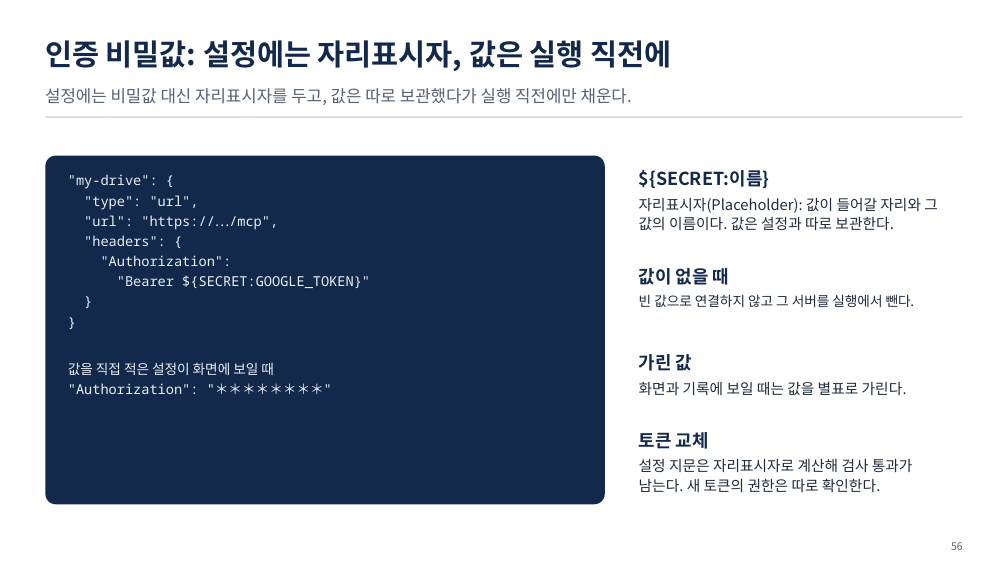
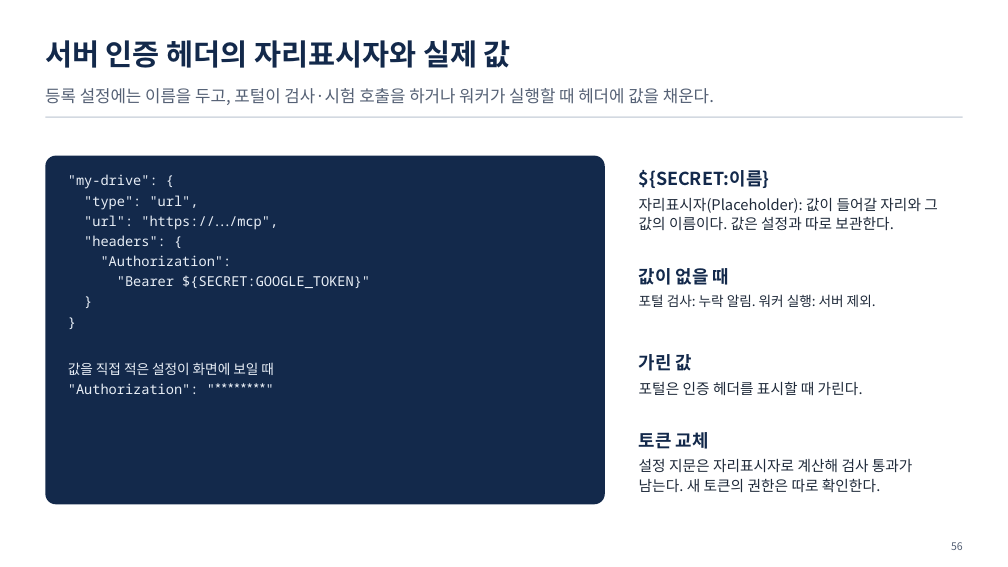
Before and after one commit to uengine-oss/hyd-iot-edu, a slide deck: slide 56 of workspace/강의제작/산출물/통합반/이론/06회차/통합반_06일차.pptx. Drawn at 1008x567 pixels with LibreOffice and Linux fonts; fonts in the diff are those of the drawing. Boxes give left, top, right and bottom in pixels: in the first picture for what was removed or moved away, otherwise in the second. Text is boxed around its words. In the diff, an @@ line names an element or a change of style, - is before the commit and + after.

```diff
--- a/workspace/강의제작/산출물/통합반/이론/06회차/통합반_06일차.pptx
+++ b/workspace/강의제작/산출물/통합반/이론/06회차/통합반_06일차.pptx
@@ text at <box>45,40,511,68</box>: text changed @@
-인증 비밀값: 설정에는 자리표시자, 값은 실행 직전에
+서버 인증 헤더의 자리표시자와 실제 값
@@ text at <box>45,88,714,105</box>: text changed @@
-설정에는 비밀값 대신 자리표시자를 두고, 값은 따로 보관했다가 실행 직전에만 채운다.
+등록 설정에는 이름을 두고, 포털이 검사·시험 호출을 하거나 워커가 실행할 때 헤더에 값을 채운다.
@@ text at <box>639,294,876,307</box>: text changed @@
-빈 값으로 연결하지 않고 그 서버를 실행에서 뺀다.
+포털 검사: 누락 알림. 워커 실행: 서버 제외.
@@ text at <box>639,381,863,395</box>: text changed @@
-화면과 기록에 보일 때는 값을 별표로 가린다.
+포털은 인증 헤더를 표시할 때 가린다.
```
Also in this commit, not shown: 7 other slides changed, 24 other files.
